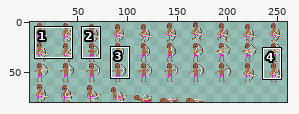
A sprite sheet gets an edit: Assets/Sprites/Units/Archer/Archer.png. Above, an overview of the earlier version with the close-up marked.
Close-up. Before the commit:
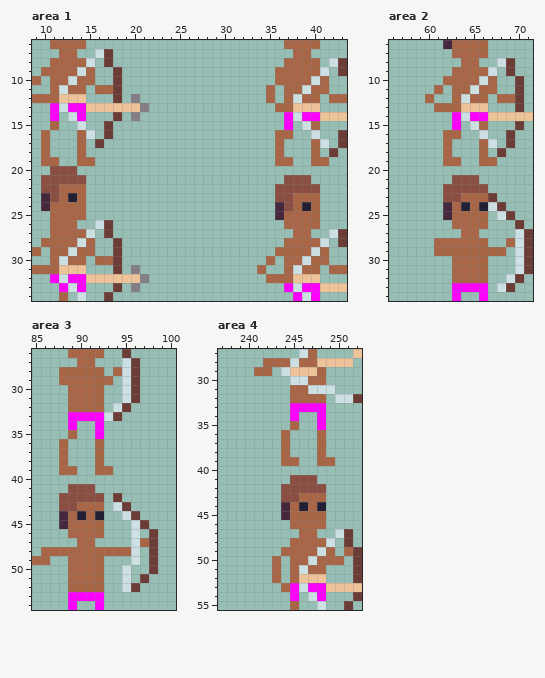
The file is 260x80 pixels. Shown: area 1: x 9..43, y 6..34; area 2: x 56..71, y 6..34; area 3: x 85..100, y 26..54; area 4: x 237..252, y 27..55. The wide view leaves out empty margins. The commit also changed other parts of the picture, which this record leaves out.
The result:
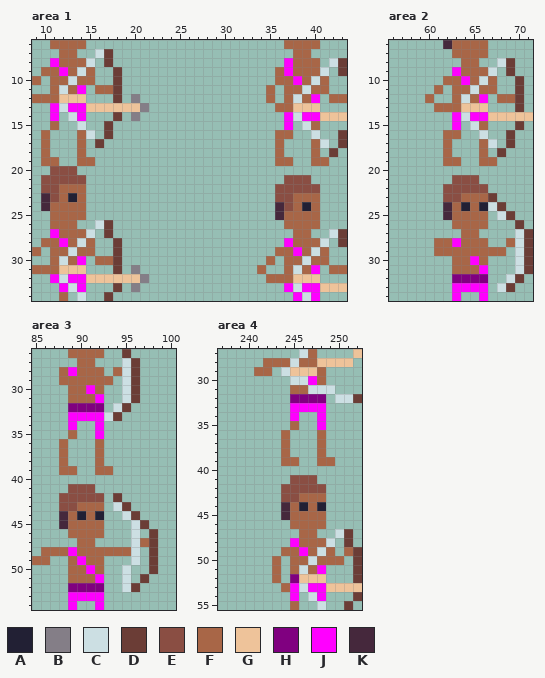
Palette (. is transparent): A #222034  B #847e87  C #ccdfe3  D #6b3d36  E #8a4e43  F #a86647  G #eec39a  H #800080  J #ff00ff  K #45283c
Difference:
Changed rows in their new state; - is an unchanged pixel.
Area 1:
first column x 11:
 8 J-------------------------J---
 9 -J------------------------J---
10 ---------------------------J--
11 ---J--------------------------
12 -----------------------------J
first column x 11:
27 J-----------------------------
28 -J------------------------J---
29 ---------------------------J--
30 ---J--------------------------
31 -----------------------------J
Area 2:
first column x 63:
 9 J---
10 -J--
12 ---J
first column x 63:
28 J---
30 --J-
31 ---J
32 HHHH
Area 3:
first column x 89:
28 J---
30 --J-
31 ---J
32 HHHH
first column x 89:
48 J---
49 -J--
50 --J-
51 ---J
52 HHHH
Area 4:
first column x 245:
30 --J-
32 HHHH
first column x 245:
48 J---
49 -J--
51 ---J
52 H---
